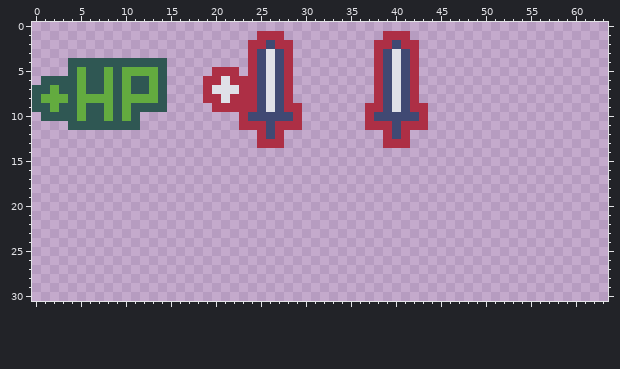
Two versions of one pixel-art file, Assets/loot.aseprite. This is how it looked before the edit.
64x64 pixels, 1 frame. Shown: x 0..63, y 0..30.
And afterwards:
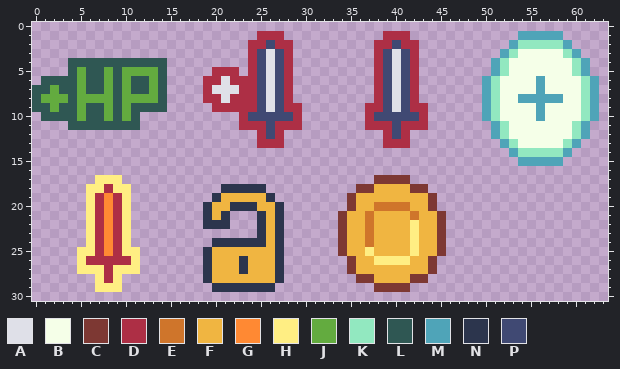
Palette (. is transparent): A #dfe0e8  B #f5ffe8  C #7d3833  D #ad2f45  E #cf752b  F #f0b541  G #ff8933  H #ffee83  J #63ab3f  K #92e8c0  L #2f5753  M #4fa4b8  N #2c354d  P #404973
The exact change:
y 1: x 54..58 ..... -> MMMMM
y 2: x 53..59 ....... -> MKKKKKM
y 3: x 52..60 ......... -> MKBBBBBKM
y 4..5: x 51..61 ........... -> MKBBBBBBBKM
y 6..7: x 50..62 ............. -> MKBBBBMBBBBKM
y 8: x 50..62 ............. -> MKBBMMMMMBBKM
y 9..10: x 50..62 ............. -> MKBBBBMBBBBKM
y 11..12: x 51..61 ........... -> MKBBBBBBBKM
y 13: x 52..60 ......... -> MKBBBBBKM
y 14: x 53..59 ....... -> MKKKKKM
y 15: x 54..58 ..... -> MMMMM
y 17: x 7..9 ... -> HHH; x 38..41 .... -> CCCC
y 18: x 6..10 ..... -> HHDHH; x 21..25 ..... -> NNNNN; x 36..43 ........ -> CCFFFFCC
y 19: x 6..10 ..... -> HDGDH; x 20..26 ....... -> NFFFFFN; x 35..44 .......... -> CFFFFFFFFC
y 20: x 6..10 ..... -> HDGDH; x 19..27 ......... -> NFFNNNFFN; x 35..44 .......... -> CFFEEEEFFC
y 21: x 6..10 ..... -> HDGDH; x 19..21 ... -> NFN; x 25..27 ... -> NFN; x 34..45 ............ -> CFFEFFFFEFFC
y 22: x 6..10 ..... -> HDGDH; x 19..21 ... -> NNN; x 25..27 ... -> NFN; x 34..45 ............ -> CFFEFFFFHFFC
y 23: x 6..10 ..... -> HDGDH; x 25..27 ... -> NFN; x 34..45 ............ -> CFFEFFFFHFFC
y 24: x 6..10 ..... -> HDGDH; x 20..27 ........ -> NNNNNNFN; x 34..45 ............ -> CFFEFFFFHFFC
y 25: x 5..11 ....... -> HHDGDHH; x 19..27 ......... -> NFFFFFFFN; x 34..45 ............ -> CFFHFFFFHFFC
y 26: x 5..11 ....... -> HDDDDDH; x 19..27 ......... -> NFFFNFFFN; x 35..44 .......... -> CFFHHHHFFC
y 27: x 5..11 ....... -> HHHDHHH; x 19..27 ......... -> NFFFNFFFN; x 35..44 .......... -> CFFFFFFFFC
y 28: x 7..9 ... -> HDH; x 19..27 ......... -> NFFFFFFFN; x 36..43 ........ -> CCFFFFCC
y 29: x 7..9 ... -> HHH; x 20..26 ....... -> NNNNNNN; x 38..41 .... -> CCCC
Pixel boxes of the changes (left, top, right, bottom) in both pictures:
added: (482, 31, 599, 166)
added: (77, 175, 140, 292)
added: (338, 175, 446, 292)
added: (203, 184, 284, 292)
